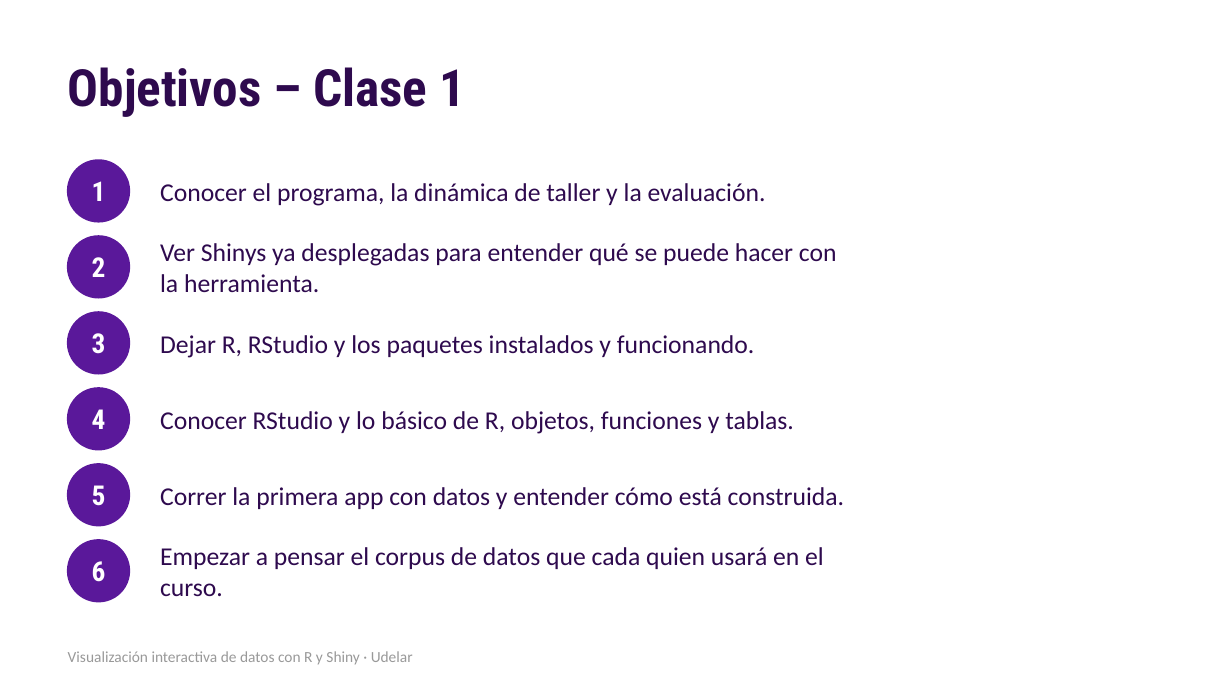
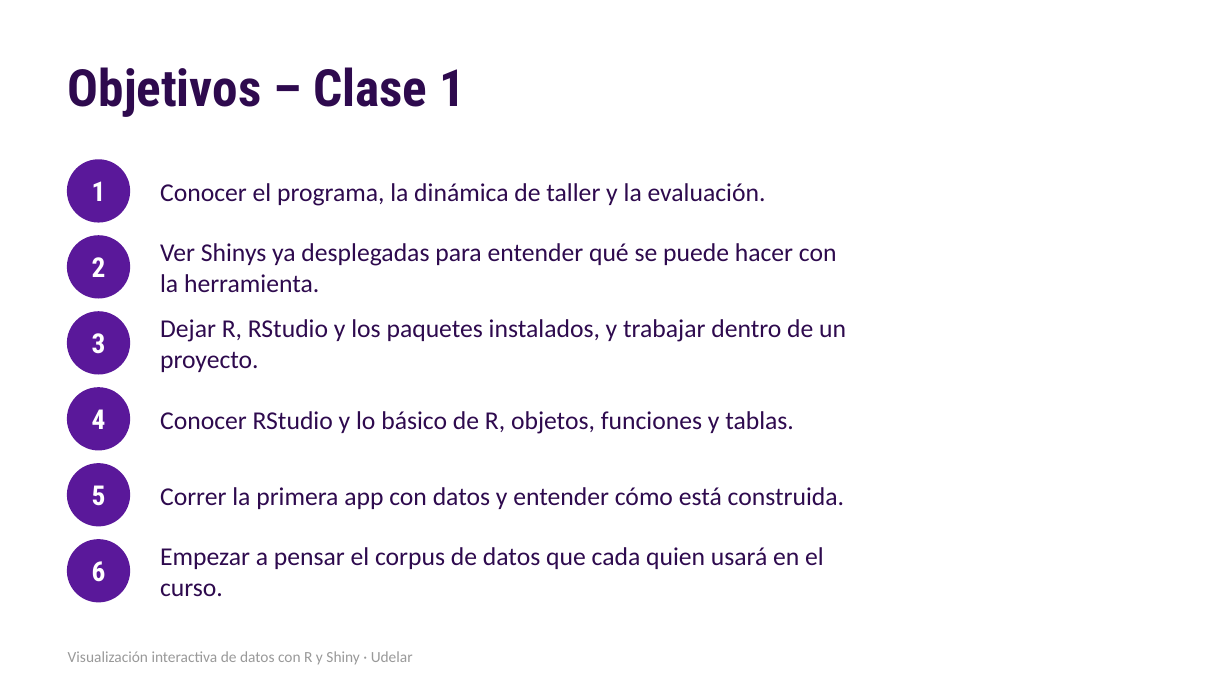
Before and after one commit to nahura99/visualizacion_datos_shiny, a slide deck: slide 2 of clase1/clase1.pptx. Drawn at 1232x693 pixels with LibreOffice and Linux fonts; fonts in the diff are those of the drawing. Boxes give left, top, right and bottom in pixels: in the first picture for what was removed or moved away, otherwise in the second. Text is boxed around its words. In the diff, an @@ line names an element or a change of style, - is before the commit and + after.

Commit message:
Sumar GitHub como desafío opcional y publicar en Posit Connect Cloud
- Clase 1 explica cómo trabajar en un proyecto de RStudio y suma dos láminas
  y una sección de primeros_pasos.R con GitHub como desafío opcional.
- Clase 7 publica en Posit Connect Cloud con rsconnect en lugar de
  shinyapps.io (deploy.R y láminas).
- Clase Extra y README actualizados a Posit Connect Cloud.

```diff
--- a/clase1/clase1.pptx
+++ b/clase1/clase1.pptx
@@ text at (x1=160, y1=319, x2=846, y2=372): text changed @@
-Dejar R, RStudio y los paquetes instalados y funcionando.
+Dejar R, RStudio y los paquetes instalados, y trabajar dentro de un proyecto.
```
Also in this commit, not shown: 6 other slides changed, 3 slides added, 5 other files.
